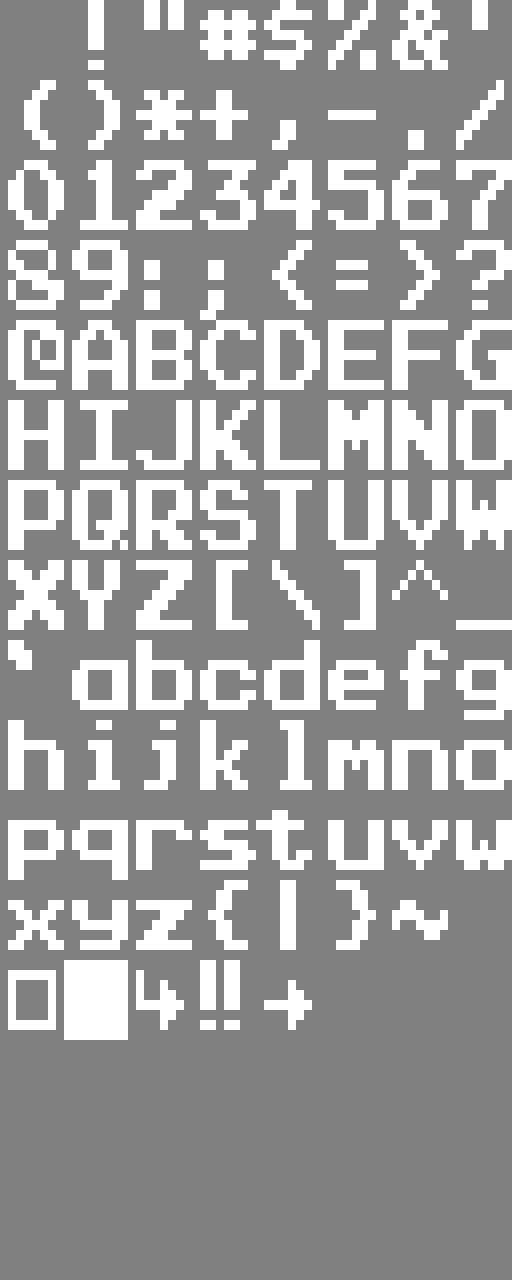
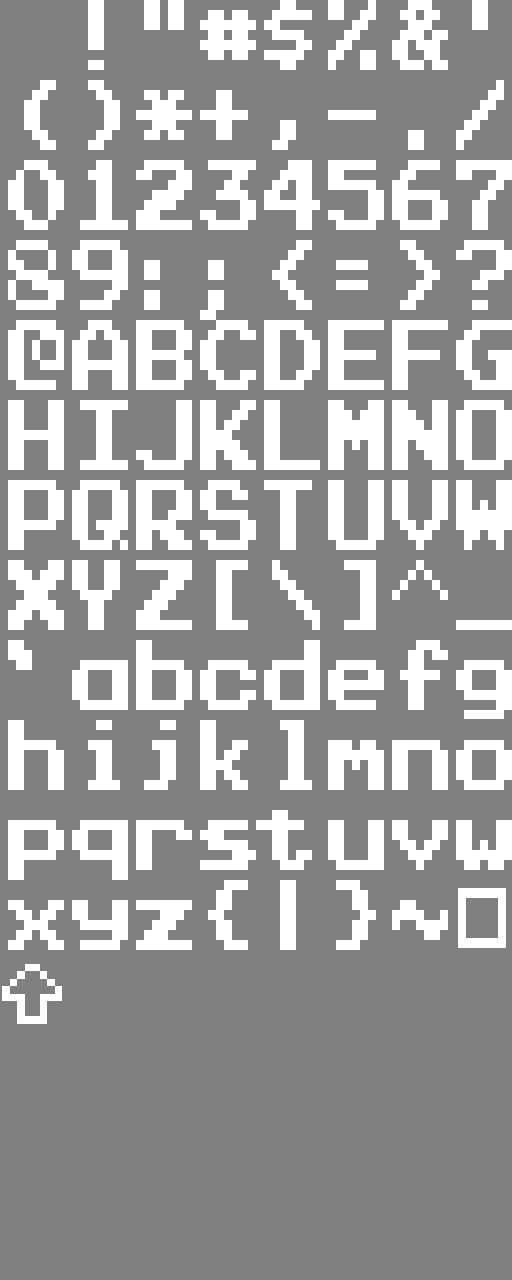
Layers edited between the first and the second 512 × 1280 image:
painted on "Background" over [2, 719, 506, 1040]
